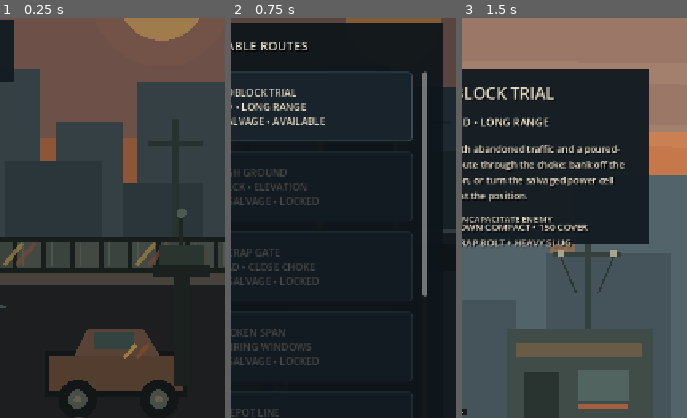
Above: before the commit, frames 1-3 (left to right).
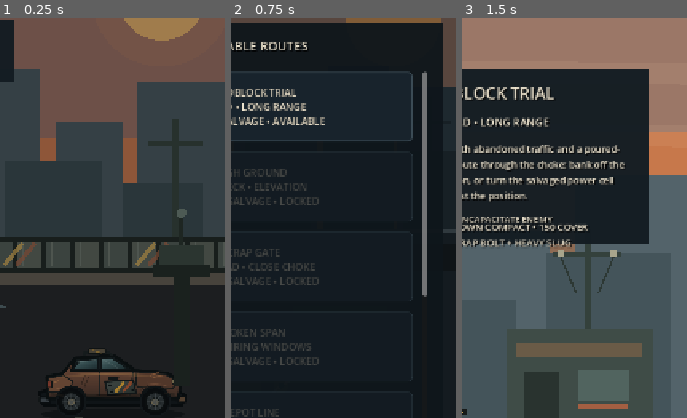
Above: after the commit, the same moments.

Repository: phantompixel-developer/FortKnocks
Game: Godot game, scene res://game/core/app.tscn
Same seed, same stepped clock (60 frames per second), same inputs: the game is played once before the commit and once after it.
Inputs:
- Up to frame 1 (0.25 s): no input
- Up to frame 2 (0.75 s): click "COMMAND BOARD CHOOSE THE NEXT…" at 0.5 s
- Up to frame 3 (1.5 s): click "01 ROADBLOCK TRIAL EAST ROAD …" at 1.25 s
The pictures show only the part of the screen within x 46-96%, y 19-69%; the shares and areas given below are measured in that part.

The runs differ from the first frame. In frame 1, 6.5% of the frame differs, in the area x 18-83%, y 77-98%; in frame 2, nothing differs; in frame 3, nothing differs.

Commit message:
art: reuse production Compact in Fort Knocks hub

Diff:
--- a/game/hub/fort_knocks_hub_visual.gd
+++ b/game/hub/fort_knocks_hub_visual.gd
@@ -1,5 +1,7 @@
 class_name FortKnocksHubVisual
 extends Node2D
+
+const COMPACT_TEXTURE: Texture2D = preload("res://assets/art/production/vehicles/run_down_compact.svg")
 
 var _platform_id := "run_down_compact"
 var _module_id := ""
@@ -178,17 +180,10 @@
 		_draw_compact()
 
 func _draw_compact() -> void:
-	var shell := Color("70513f")
-	draw_rect(Rect2(402, 782, 226, 72), Color("171c1b"))
-	draw_rect(Rect2(408, 788, 214, 58), shell)
-	draw_polygon(
-		PackedVector2Array([Vector2(448, 788), Vector2(470, 744), Vector2(558, 744), Vector2(586, 788)]),
-		PackedColorArray([shell.lightened(0.05)])
-	)
-	draw_rect(Rect2(479, 751, 66, 28), Color("445a55"))
-	_draw_hub_wheels(454, 584, 858)
-	draw_line(Vector2(528, 792), Vector2(548, 770), Color("d4aa55"), 6.0)
-	draw_line(Vector2(548, 792), Vector2(568, 770), Color("a45f42"), 6.0)
+	# First production vehicle asset: same source is reused in Hub, Garage and Battle.
+	# Collision/stats remain owned by platform resources, not this presentation.
+	draw_texture_rect(COMPACT_TEXTURE, Rect2(365, 758, 290, 145), false)
+
 
 func _draw_pickup() -> void:
 	var shell := Color("4d655d")
